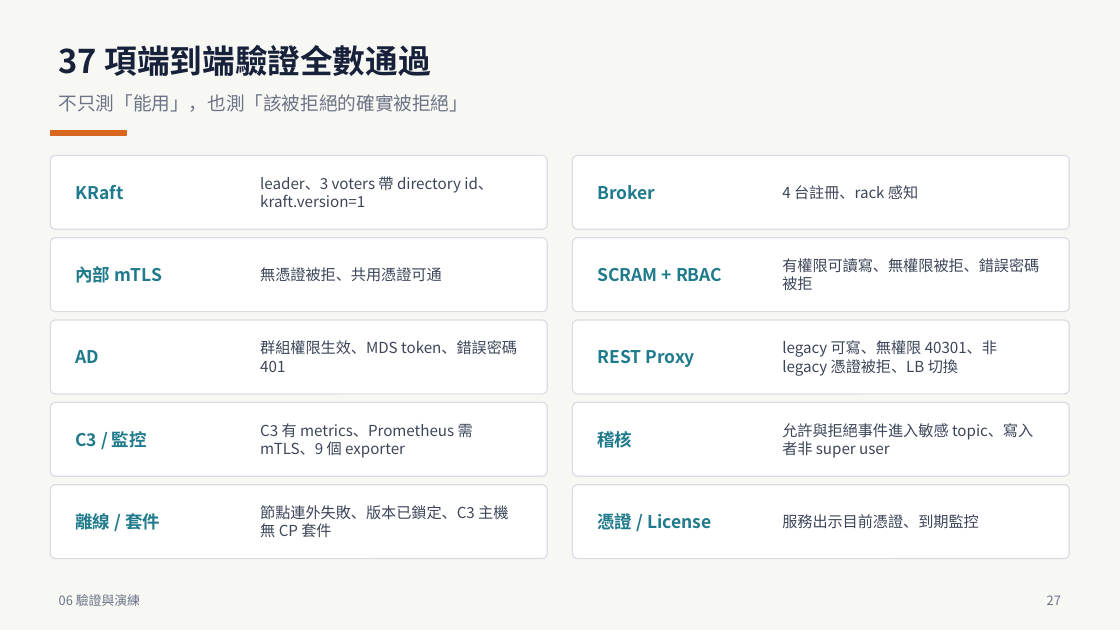
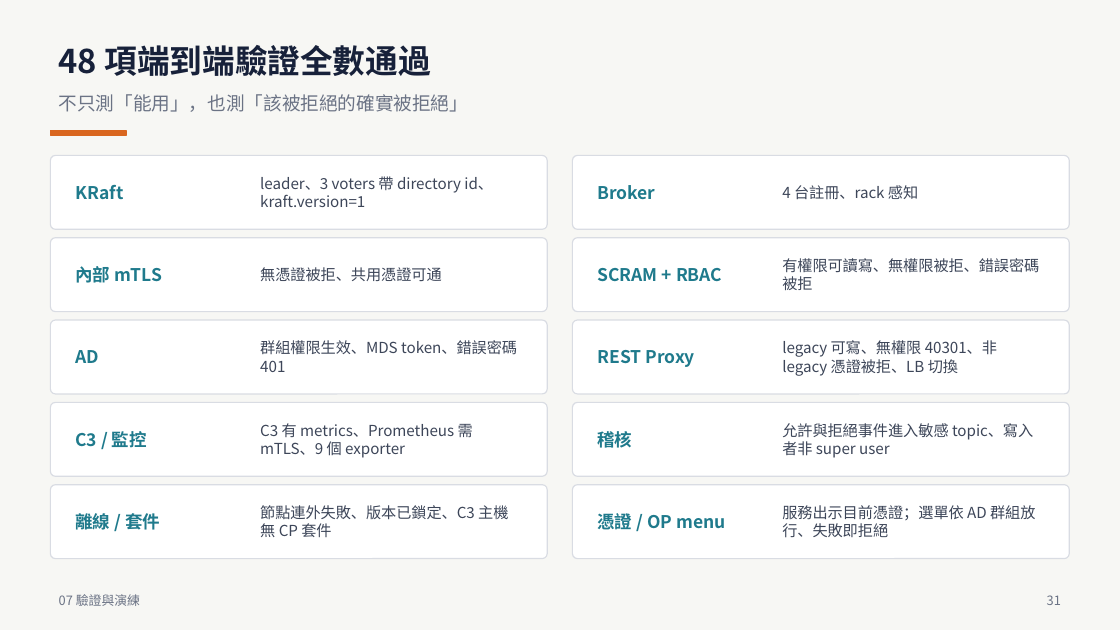
Before and after one commit to zxc81906119/kafka_install_ops, a slide deck: slide 31 of docs/Confluent-離線安裝PoC-全流程.pptx (slide 27 before the commit). Drawn at 1120x630 pixels with LibreOffice and Linux fonts; fonts in the diff are those of the drawing. Boxes give left, top, right and bottom in pixels: in the first picture for what was removed or moved away, otherwise in the second. Text is boxed around its words. In the diff, an @@ line names an element or a change of style, - is before the commit and + after.

```diff
--- a/docs/Confluent-離線安裝PoC-全流程.pptx
+++ b/docs/Confluent-離線安裝PoC-全流程.pptx
@@ text at bbox=[59, 45, 431, 76]: text changed @@
-37 項端到端驗證全數通過
+48 項端到端驗證全數通過
@@ text at bbox=[782, 505, 1035, 538]: text changed @@
-服務出示目前憑證、到期監控
+服務出示目前憑證；選單依 AD 群組放行、失敗即拒絕
@@ text at bbox=[597, 510, 725, 533]: text changed @@
-憑證 / License
+憑證 / OP menu
@@ text at bbox=[59, 594, 140, 606]: text changed @@
-06 驗證與演練
+07 驗證與演練
@@ text at bbox=[1047, 595, 1061, 605]: text changed @@
-27
+31
```
Also in this commit, not shown: 14 other slides changed, 4 slides added, 47 other files.
